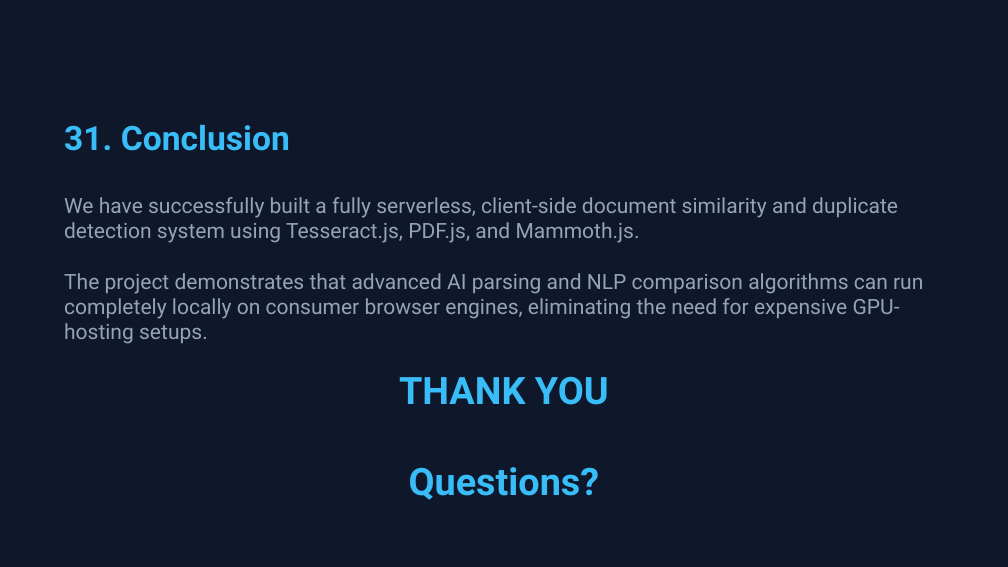
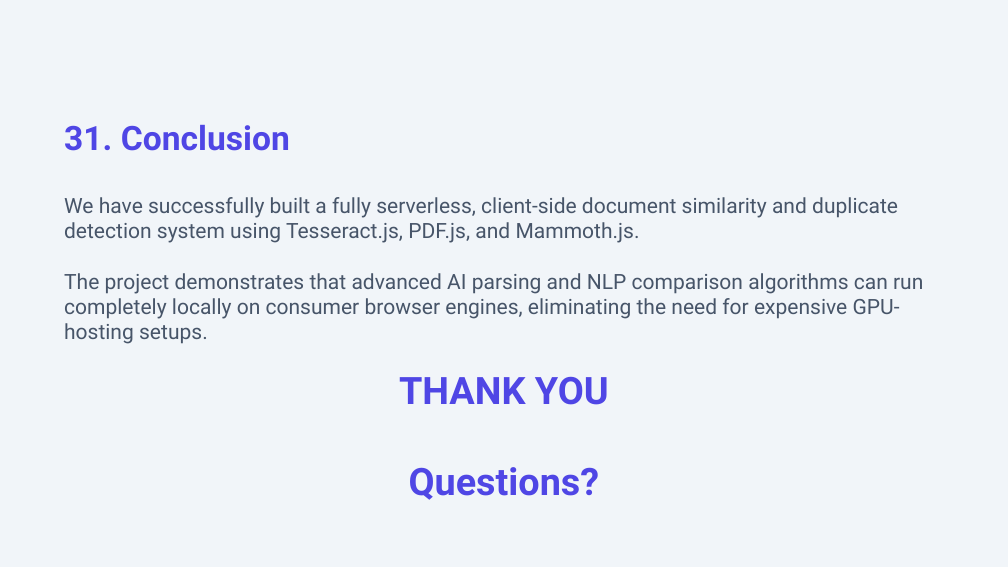
Before and after one commit to Jaydeep131/DocumentSimilarityDetector, a slide deck: slide 32 of AI_Based_Document_Similarity_Duplicate_Detection_NLP_PBL.pptx. Drawn at 1008x567 pixels with LibreOffice and Linux fonts; fonts in the diff are those of the drawing. Boxes give left, top, right and bottom in pixels: in the first picture for what was removed or moved away, otherwise in the second. Text is boxed around its words. In the diff, an @@ line names an element or a change of style, - is before the commit and + after.

Commit message:
Switch presentation theme to high-contrast Light Theme for clean college logo rendering

```diff
--- a/AI_Based_Document_Similarity_Duplicate_Detection_NLP_PBL.pptx
+++ b/AI_Based_Document_Similarity_Duplicate_Detection_NLP_PBL.pptx
@@ background #0F172A to #F1F5F9 @@
@@ text "31. Conclusion" at (64, 125, 290, 151): text colour #38BDF8 to #4F46E5 @@
@@ text "We have successfully built a ..." at (64, 197, 923, 344): text colour #94A3B8 to #475569 @@
@@ text "THANK YOU Questions?" at (399, 377, 609, 500): text colour #38BDF8 to #4F46E5 @@
```
Also in this commit, not shown: 31 other slides changed, 3 other files.
